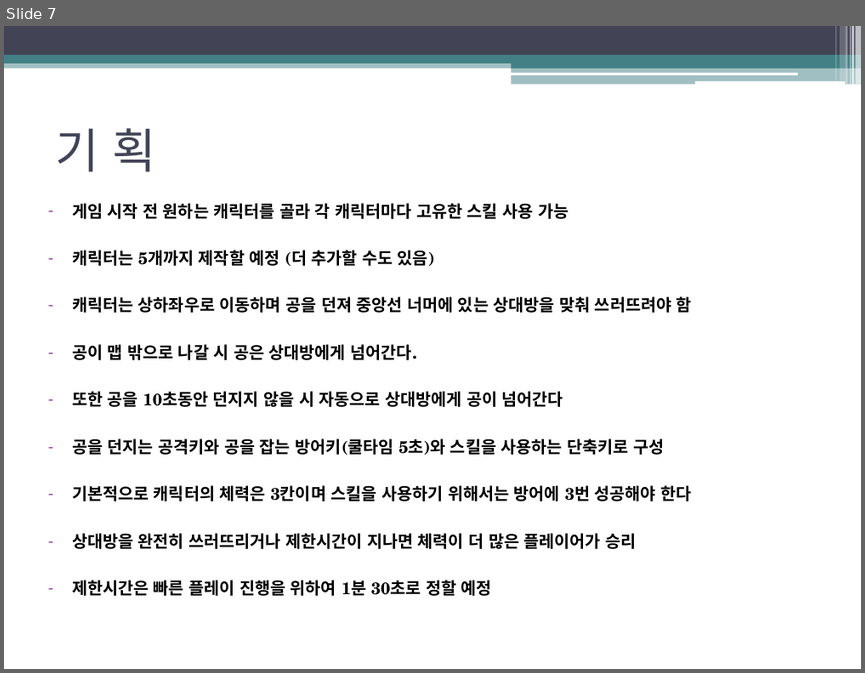
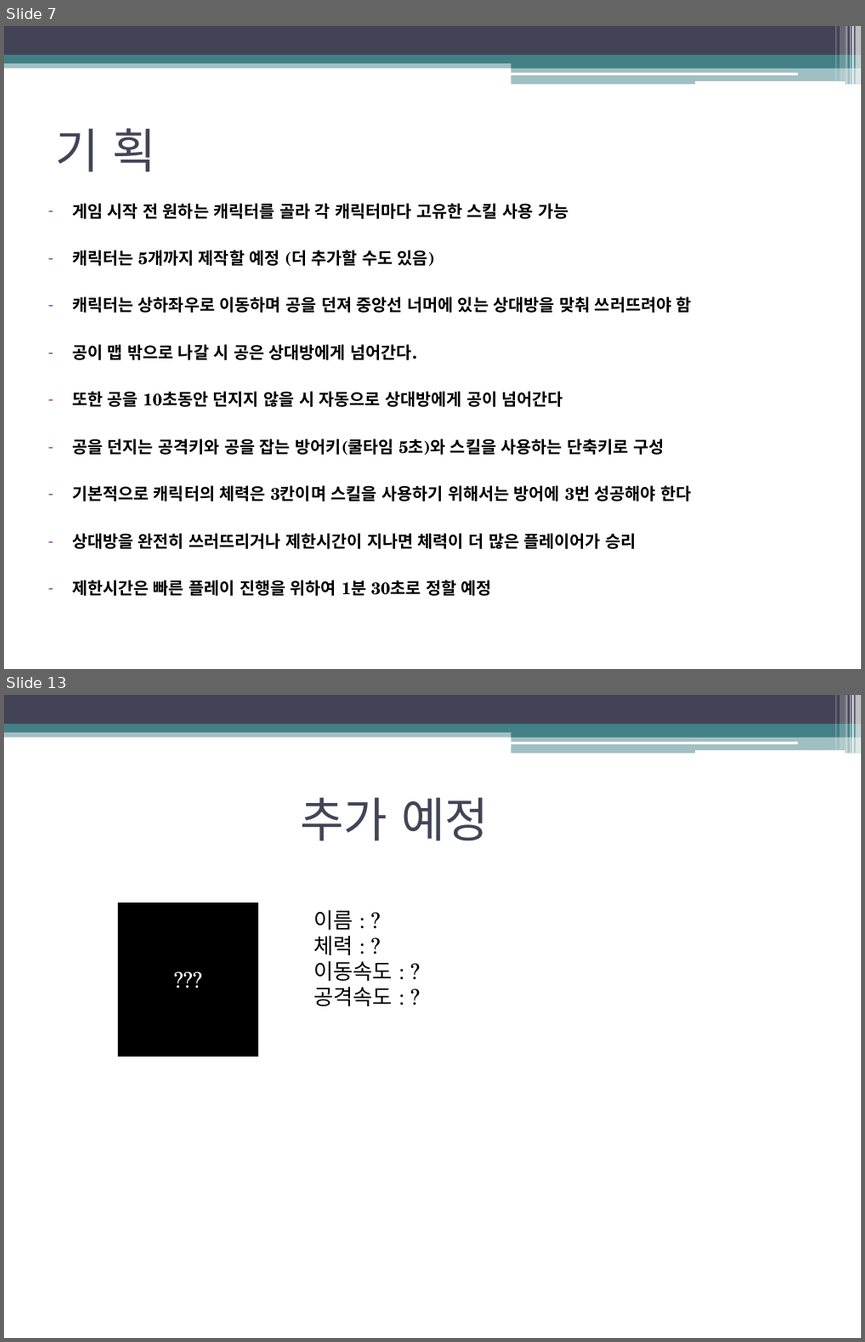
Before and after one commit to dionme2622/2DGP-Term-Project, a slide deck: 2D 게임프로그래밍 1차프로젝트.pptx. Shown one above the other, each under a label of ours: slide 7 before the commit, slides 7 and 13 after it; the slides between them are not shown. The pictures are 865x673 and 865x1342 pixels, drawn with LibreOffice and Linux fonts; fonts in the diff are those of the drawing. Boxes give left, top, right and bottom in pixels: in the first picture for what was removed or moved away, otherwise in the second. Text is boxed around its words. In the diff, an @@ line names an element or a change of style, - is before the commit and + after.

Commit message:
추가 개발 예정 추가

```diff
--- a/2D 게임프로그래밍 1차프로젝트.pptx
+++ b/2D 게임프로그래밍 1차프로젝트.pptx
@@ slide 13 added at box(4, 695, 861, 1338), background #FFFFFF; not listed: 13 template elements that a slide beside it also shows @@
@@ title added at box(301, 797, 488, 841), 40 pt, text #424456 @@
+추가 예정
@@ rectangle added at box(118, 902, 258, 1056), fill #000000, 18 pt, text #FFFFFF @@
+???
@@ text added at box(313, 910, 392, 1006), 18 pt, text #000000 @@
+이름 : ?
+체력 : ?
+이동속도 : ?
+공격속도 : ?
```
Also in this commit, not shown: 3 slides changed, 2 other slides added.
